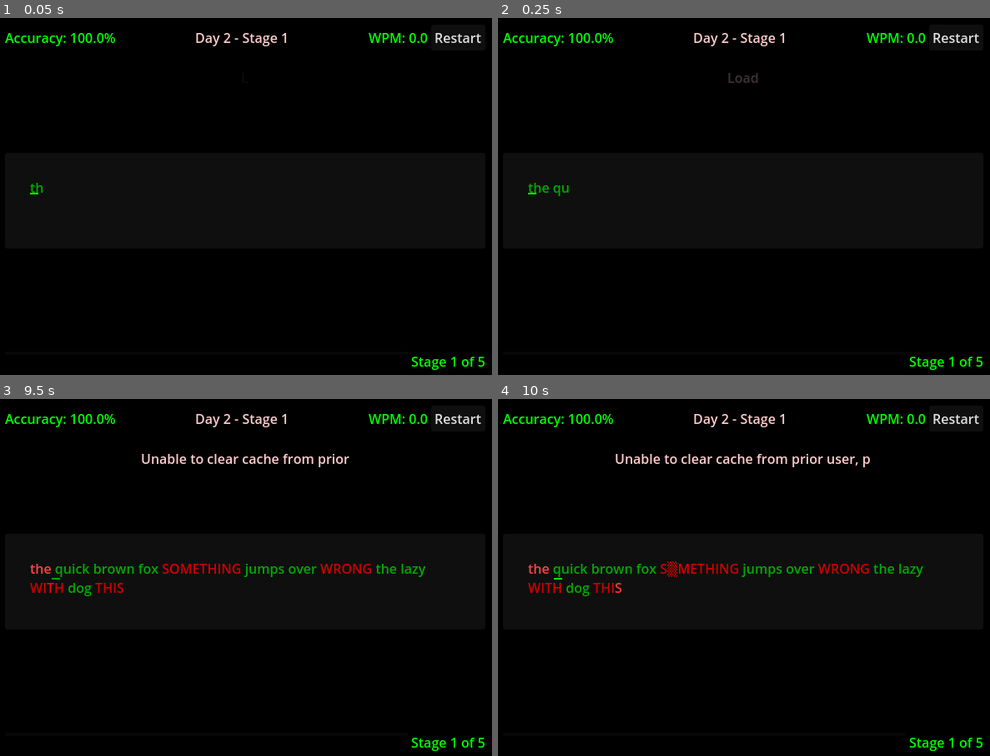
Above: before the commit, frames 1-4 (two rows, left to right).
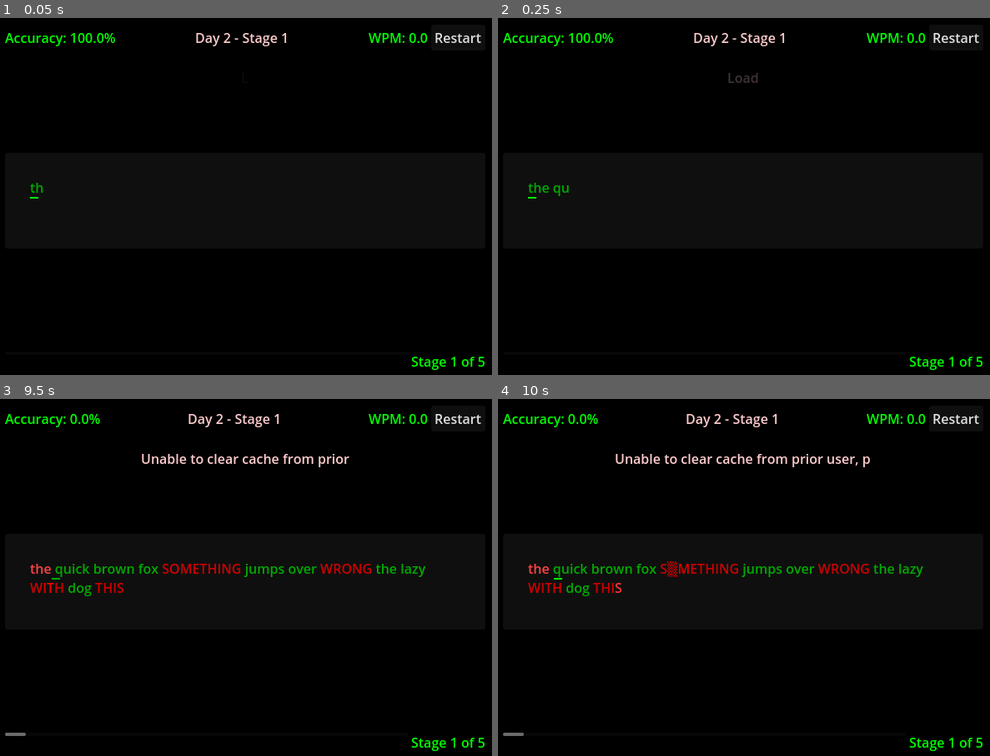
Above: after the commit, the same moments.

Repository: 100-Devs-1-Game/TheTypingExperiment
Game: Godot game, scene res://src/scenes/days/Day2.tscn
Two runs of this game, one before a commit and one after it. Both use one fixed random seed, a clock stepped at 60 frames per second and the inputs below. This scene is started directly instead of the project's main scene.
Inputs (mouse positions are in pixels of both pictures, inside the frame that each line leads up to):
- Up to frame 1 (0.05 s): no input
- Up to frame 2 (0.25 s): no input
- Up to frame 3 (9.5 s): click "Restart" at 0.5 s; click "Restart" at 1.25 s; click "Restart" at 2 s; tap Enter at 2.75, 3.6, 5.1, 6.5, 6.6, 8.1 s; move the mouse to (364, 559) at 2.77 s; tap Backspace every 1.5 s from 2.85 to 8.85 s; click (364, 559) at 2.92 s; tap Space at 3.02, 3.77, 5, 5.27, 6.02, 6.77, 8.27, 9.02 s; move the mouse to (137, 598) at 3.52 s; click (137, 598) at 3.67 s; move the mouse to (300, 491) at 4.27 s; click (300, 491) at 4.42 s; move the mouse to (216, 659) at 5.02 s; click (216, 659) at 5.17 s; move the mouse to (403, 638) at 5.77 s; click (403, 638) at 5.92 s; move the mouse to (83, 520) at 6.52 s; click (83, 520) at 6.67 s; move the mouse to (270, 577) at 7.27 s; click (270, 577) at 7.42 s; move the mouse to (167, 477) at 8.02 s; click (167, 477) at 8.17 s; move the mouse to (364, 559) at 8.77 s; click (364, 559) at 8.92 s
- Up to frame 4 (10 s): move the mouse to (635, 598) at 9.52 s; tap Enter at 9.6 s; click (635, 598) at 9.67 s; tap Space at 9.77 s

The runs differ from the first frame. In frame 1, less than 0.1% of the frame differs, in the area x 6-8%, y 48-51%; in frame 2, less than 0.1%; in frame 3, 0.6%, in the area x 1-59%, y 4-95%; in frame 4, 0.6%.

Commit message:
fixed cursor position

Diff:
--- a/src/src/scenes/days/Day2.gd
+++ b/src/src/scenes/days/Day2.gd
@@ -115,6 +115,11 @@
 	# Position cursor at the beginning
 	if cursor:
 		cursor.visible = true
+		# Reset cursor to starting position - calculate proper line height
+		var font = text_display.get_theme_default_font()
+		var font_size = text_display.get_theme_font_size("normal_font_size")
+		var line_height = font.get_height(font_size)
+		cursor.position = Vector2(30.0, 30.0 + line_height)  # 30px margin + line height
 		_start_cursor_blinking()
 
 	progress_bar.value = 0.0
@@ -131,6 +136,7 @@
 
 	# Initialize systems
 	if TypingEngine:
+		TypingEngine.current_text = practice_text
 		TypingEngine.start_typing_session()
 	if StatsManager:
 		StatsManager.start_session()
@@ -195,6 +201,8 @@
 	var is_correct: bool = typed_char == expected_char
 
 	if TypingEngine:
+		# Sync TypingEngine position with our position
+		TypingEngine.current_position = current_position
 		TypingEngine.process_keystroke(typed_char)
 
 	typed_characters = new_text
@@ -208,6 +216,11 @@
 	if typed_characters.length() > 0 and current_position > 0:
 		typed_characters = new_text
 		current_position = typed_characters.length()
+
+		# Sync TypingEngine position when backspacing
+		if TypingEngine:
+			TypingEngine.current_position = current_position
+
 		_update_display()
 
 func _on_gui_input(event: InputEvent) -> void:
